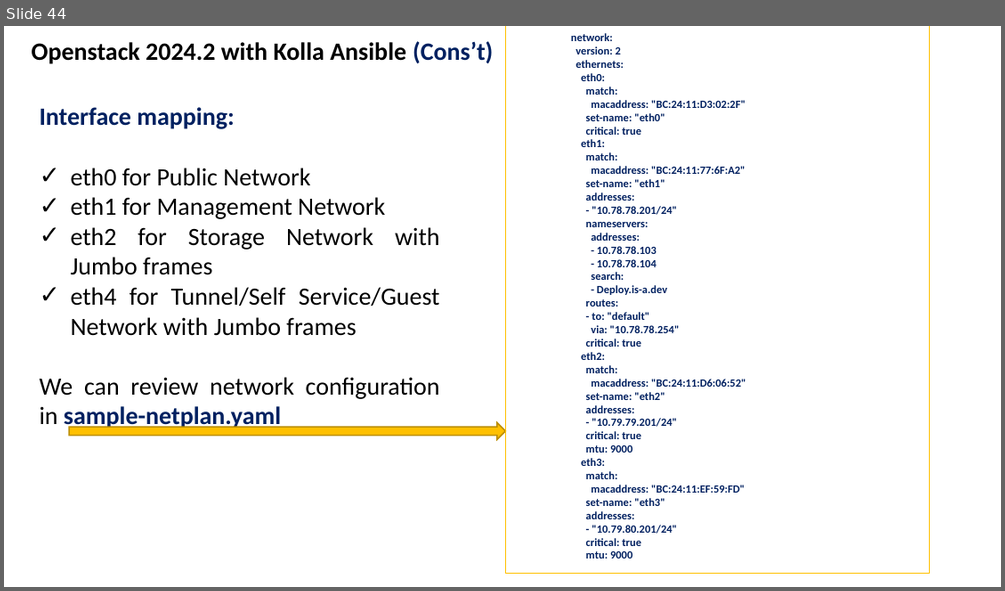
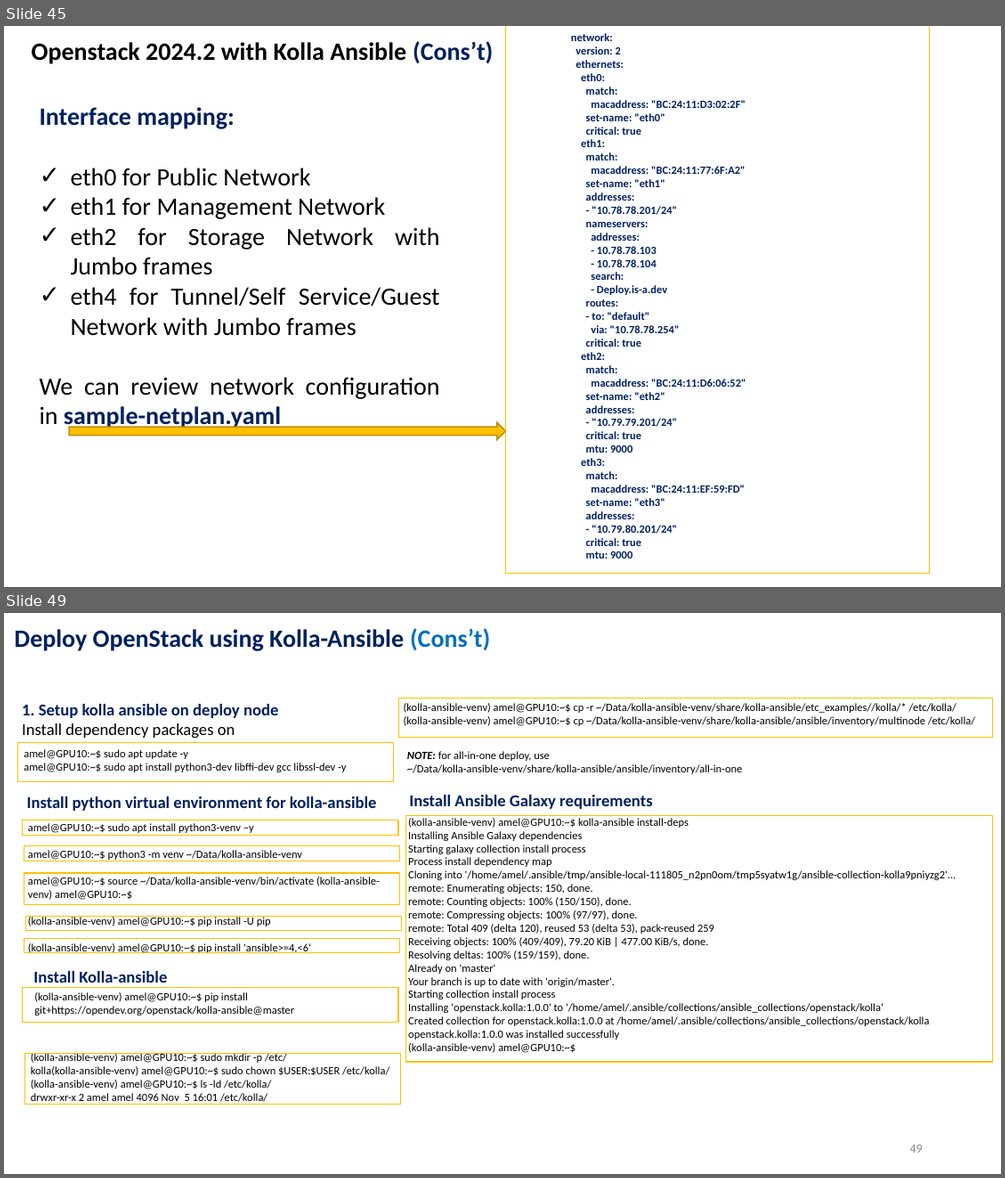
Before and after one commit to amelcharolinesgn2/ClouD-Infrastructure-SISKA-2025, a slide deck: Cource_LAB_Kolla Ansible OpenStack Installation-Ubuntu server22-04.pptx. Shown one above the other, each under a label of ours: slide 44 before the commit, slides 45 and 49 after it; the slides between them are not shown. The pictures are 1005x591 and 1005x1178 pixels, drawn with LibreOffice and Linux fonts; fonts in the diff are those of the drawing. Boxes give left, top, right and bottom in pixels: in the first picture for what was removed or moved away, otherwise in the second. Text is boxed around its words. In the diff, an @@ line names an element or a change of style, - is before the commit and + after.

```diff
--- a/Cource_LAB_Kolla Ansible OpenStack Installation-Ubuntu server22-04.pptx
+++ b/Cource_LAB_Kolla Ansible OpenStack Installation-Ubuntu server22-04.pptx
@@ slide 49 added at (4,613,1001,1174), background #FFFFFF @@
@@ text added at (15,628,490,651), 18 pt, text #002060, bold @@
+Deploy OpenStack using Kolla-Ansible (Cons’t)
@@ text added at (22,704,278,738), 12 pt, text #002060, bold @@
+1. Setup kolla ansible on deploy node
+Install dependency packages on
@@ rectangle added at (399,698,993,737), outline #FFC000 0.75 pt @@
@@ text added at (404,703,975,726), 8 pt, text #000000 @@
+(kolla-ansible-venv) amel@GPU10:~$ cp -r ~/Data/kolla-ansible-venv/share/kolla-ansible/etc_examples//kolla/* /etc/kolla/
+(kolla-ansible-venv) amel@GPU10:~$ cp ~/Data/kolla-ansible-venv/share/kolla-ansible/ansible/inventory/multinode /etc/kolla/
@@ rectangle added at (18,743,394,781), outline #FFC000 0.75 pt @@
@@ text added at (24,749,346,772), 8 pt, text #000000 @@
+amel@GPU10:~$ sudo apt update -y
+amel@GPU10:~$ sudo apt install python3-dev libffi-dev gcc libssl-dev -y
@@ text added at (407,751,742,774), 8 pt, text #000000 @@
+NOTE: for all-in-one deploy, use ~/Data/kolla-ansible-venv/share/kolla-ansible/ansible/inventory/all-in-one
@@ text added at (27,796,377,811), 12 pt, text #002060, bold @@
+Install python virtual environment for kolla-ansible
@@ text added at (409,795,652,809), 12 pt, text #002060, bold @@
+Install Ansible Galaxy requirements
@@ rectangle added at (23,820,399,835), outline #FFC000 0.75 pt @@
@@ text added at (28,823,380,953), 8 pt, text #000000 @@
+amel@GPU10:~$ sudo apt install python3-venv –y
+amel@GPU10:~$ python3 -m venv ~/Data/kolla-ansible-venv
+amel@GPU10:~$ source ~/Data/kolla-ansible-venv/bin/activate (kolla-ansible-venv) amel@GPU10:~$
+(kolla-ansible-venv) amel@GPU10:~$ pip install -U pip
+(kolla-ansible-venv) amel@GPU10:~$ pip install 'ansible>=4,<6‘
@@ rectangle added at (405,815,993,1062), outline #FFC000 0.75 pt @@
@@ text added at (408,818,956,1053), 8 pt, text #000000 @@
+(kolla-ansible-venv) amel@GPU10:~$ kolla-ansible install-deps
+Installing Ansible Galaxy dependencies
+Starting galaxy collection install process
+Process install dependency map
+Cloning into '/home/amel/.ansible/tmp/ansible-local-111805_n2pn0om/tmp5syatw1g/ansible-collection-kolla9pniyzg2'...
+remote: Enumerating objects: 150, done.
+remote: Counting objects: 100% (150/150), done.
+remote: Compressing objects: 100% (97/97), done.
+remote: Total 409 (delta 120), reused 53 (delta 53), pack-reused 259
+Receiving objects: 100% (409/409), 79.20 KiB | 477.00 KiB/s, done.
+Resolving deltas: 100% (159/159), done.
+Already on 'master'
+Your branch is up to date with 'origin/master'.
+Starting collection install process
+Installing 'openstack.kolla:1.0.0' to '/home/amel/.ansible/collections/ansible_collections/openstack/kolla'
+Created collection for openstack.kolla:1.0.0 at /home/amel/.ansible/collections/ansible_collections/openstack/kolla
+openstack.kolla:1.0.0 was installed successfully
+(kolla-ansible-venv) amel@GPU10:~$
@@ rectangle added at (24,846,400,861), outline #FFC000 0.75 pt @@
@@ rectangle added at (24,873,400,905), outline #FFC000 0.75 pt @@
@@ rectangle added at (26,916,402,931), outline #FFC000 0.75 pt @@
@@ rectangle added at (24,938,400,953), outline #FFC000 0.75 pt @@
@@ text added at (33,971,167,988), 12 pt, text #002060, bold @@
+Install Kolla-ansible
@@ rectangle added at (23,988,399,1022), outline #FFC000 0.75 pt @@
@@ text added at (34,992,294,1015), 8 pt, text #000000 @@
+(kolla-ansible-venv) amel@GPU10:~$ pip install git+https://opendev.org/openstack/kolla-ansible@master
@@ rectangle added at (25,1054,401,1104), outline #FFC000 0.75 pt @@
@@ text added at (31,1053,389,1102), 8 pt, text #000000 @@
+(kolla-ansible-venv) amel@GPU10:~$ sudo mkdir -p /etc/
+kolla(kolla-ansible-venv) amel@GPU10:~$ sudo chown $USER:$USER /etc/kolla/
+(kolla-ansible-venv) amel@GPU10:~$ ls -ld /etc/kolla/
+drwxr-xr-x 2 amel amel 4096 Nov 5 16:01 /etc/kolla/
@@ page number added at (910,1144,922,1152), 9 pt, text #8C8C8C @@
+49
@@ what was slide 44 is now slide 45 @@
```
Also in this commit, not shown: 3 slides changed, 25 other slides added, 1 other file.
